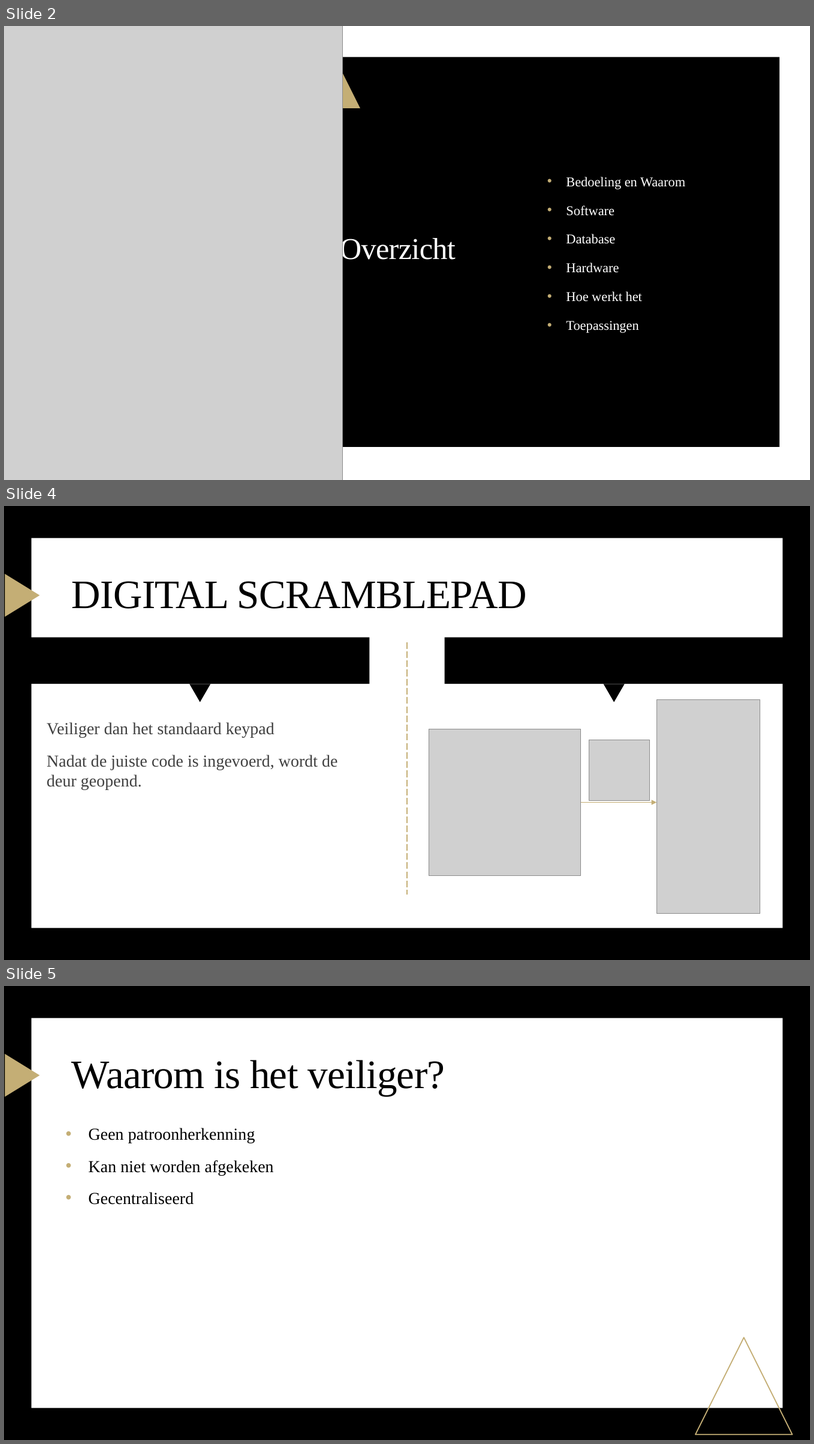
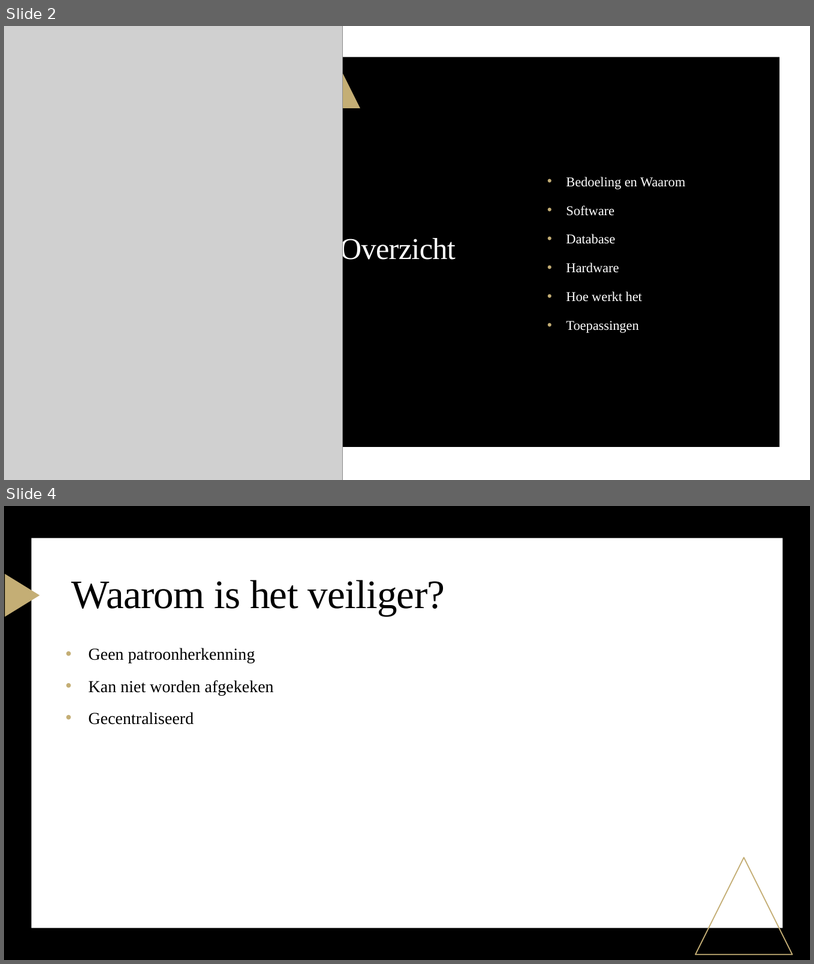
Before and after one commit to CruZxPog/GIP, a slide deck: Gip verslag & powerpoint/GIP_PWP.pptx. Shown one above the other, each under a label of ours: slides 2, 4 and 5 before the commit, slides 2 and 4 after it; the slides between them are not shown. The pictures are 814x1444 and 814x964 pixels, drawn with LibreOffice and Linux fonts; fonts in the diff are those of the drawing; grey boxes stand for pictures. Boxes give left, top, right and bottom in pixels: in the first picture for what was removed or moved away, otherwise in the second. Text is boxed around its words. In the diff, an @@ line names an element or a change of style, - is before the commit and + after.

```diff
--- a/Gip verslag & powerpoint/GIP_PWP.pptx
+++ b/Gip verslag & powerpoint/GIP_PWP.pptx
@@ slide 4 removed at (x1=4, y1=506, x2=810, y2=960), background #000000; not listed: 2 template elements that a slide beside it also shows @@
@@ title removed at (x1=72, y1=581, x2=527, y2=609) @@
-DIGITAL SCRAMBLEPAD
@@ rectangle removed at (x1=30, y1=637, x2=370, y2=684) @@
@@ line removed from (408, 642) to (408, 894) @@
@@ rectangle removed at (x1=445, y1=637, x2=785, y2=684) @@
@@ triangle removed at (x1=190, y1=684, x2=211, y2=702) @@
@@ triangle removed at (x1=604, y1=684, x2=625, y2=702) @@
@@ picture removed at (x1=657, y1=700, x2=761, y2=914) @@
@@ text removed at (x1=47, y1=722, x2=338, y2=790) @@
-Veiliger dan het standaard keypad
-Nadat de juiste code is ingevoerd, wordt de deur geopend.
@@ picture removed at (x1=429, y1=729, x2=581, y2=875) @@
@@ picture removed at (x1=590, y1=739, x2=650, y2=800) @@
@@ arrow removed from (581, 802) to (657, 802) @@
@@ what was slide 5 is now slide 4 @@
```
Also in this commit, not shown: 2 slides changed.
